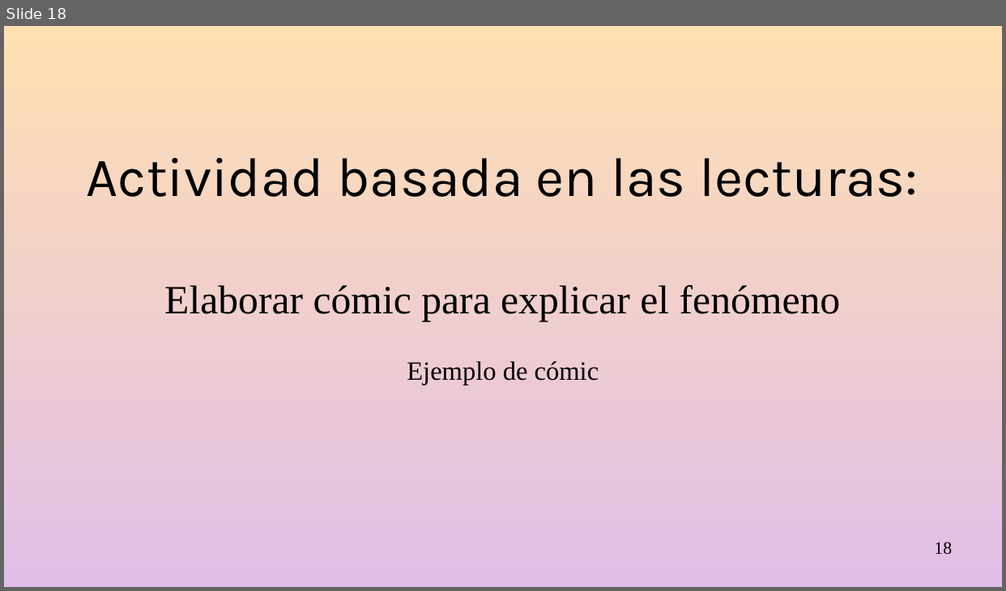
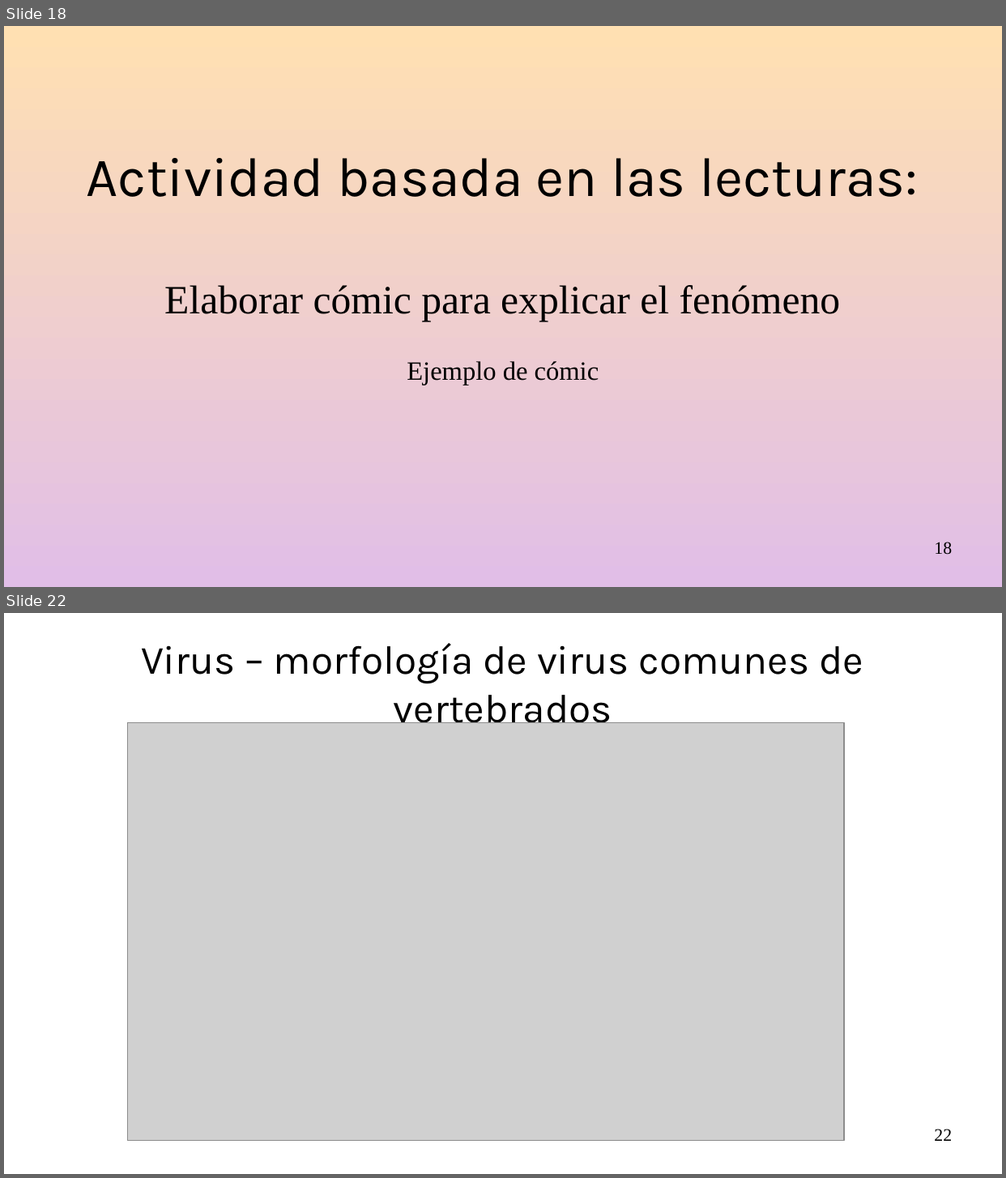
Before and after one commit to gerardommc/Medicina-Cons, a slide deck: Infecciosas.odp. Shown one above the other, each under a label of ours: slide 18 before the commit, slides 18 and 22 after it; the slides between them are not shown. The pictures are 1006x591 and 1006x1178 pixels, drawn with LibreOffice and Linux fonts; fonts in the diff are those of the drawing; grey boxes stand for pictures. Boxes give left, top, right and bottom in pixels: in the first picture for what was removed or moved away, otherwise in the second. Text is boxed around its words. In the diff, an @@ line names an element or a change of style, - is before the commit and + after.

```diff
--- a/Infecciosas.odp
+++ b/Infecciosas.odp
@@ slide 22 added at (x1=4, y1=613, x2=1002, y2=1174), background #FFFFFF @@
@@ title added at (x1=141, y1=643, x2=863, y2=732), 32 pt, text #000000 @@
+Virus – morfología de virus comunes de vertebrados
@@ picture added at (x1=128, y1=722, x2=844, y2=1141) @@
@@ page number added at (x1=934, y1=1129, x2=952, y2=1141), 14 pt, text #000000 @@
+22
```
Also in this commit, not shown: 8 other slides added, 9 other files.
